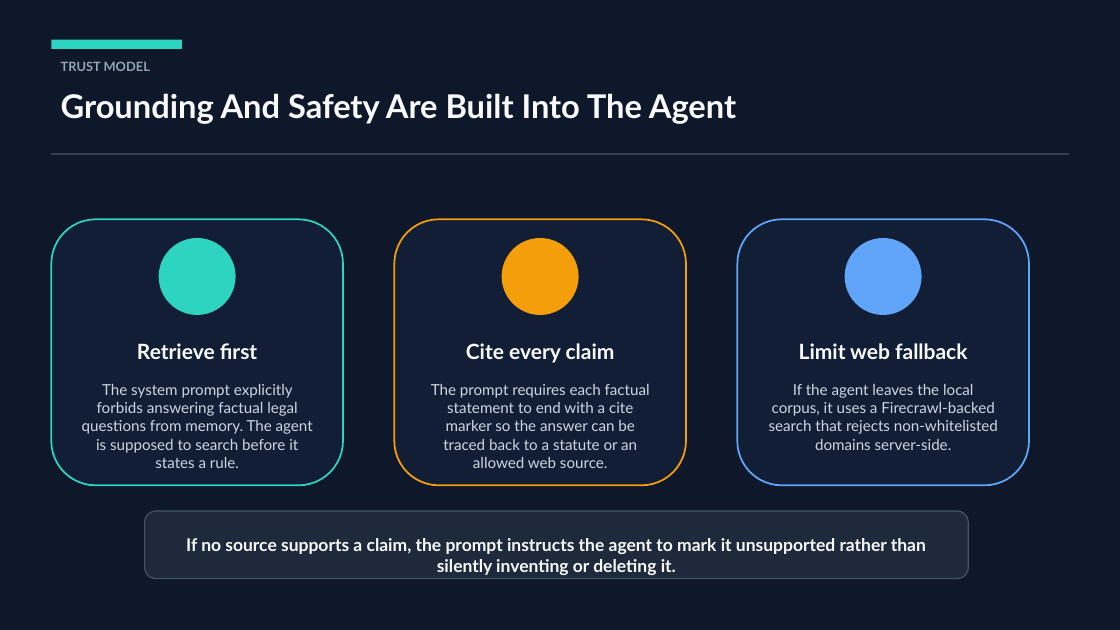
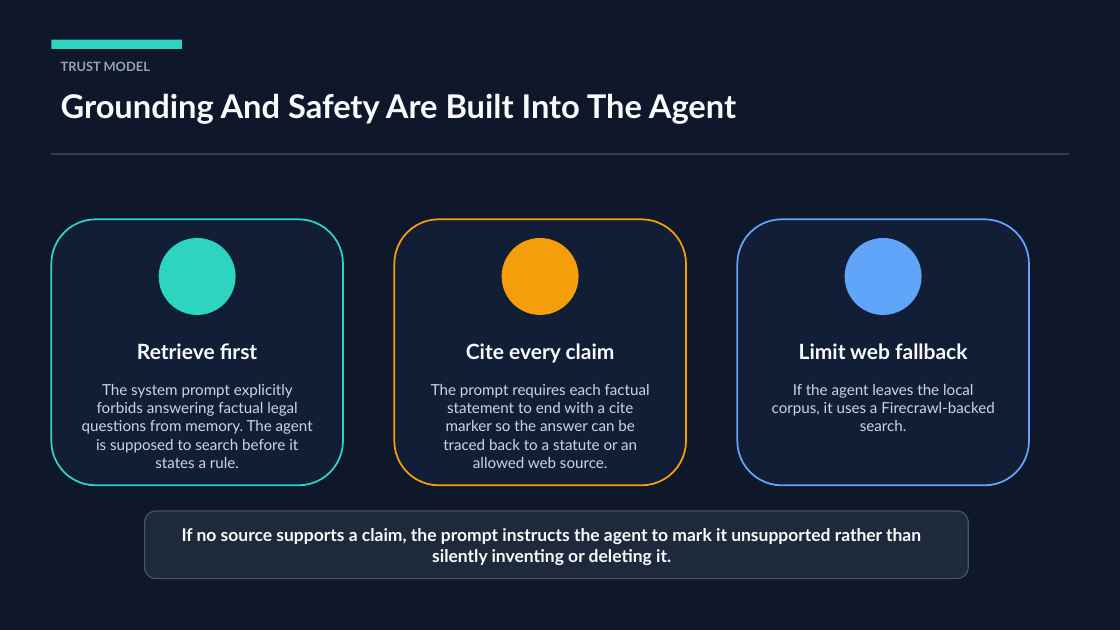
Before and after one commit to Danial-Kord/CaseLogic, a slide deck: slide 7 of docs/CaseLogic_7min_Presentation.pptx. Drawn at 1120x630 pixels with LibreOffice and Linux fonts; fonts in the diff are those of the drawing. Boxes give left, top, right and bottom in pixels: in the first picture for what was removed or moved away, otherwise in the second. Text is boxed around its words. In the diff, an @@ line names an element or a change of style, - is before the commit and + after.

Commit message:
Add /plans planning agent (orchestrator + 3 sub-agents + workspace UI)
Backend: Plan/PlanSection models, backend/planning/ package
(orchestrator + sub_cases/sub_contacts/sub_brief + prompts),
routes_plans.py with list/create/get/stream/delete endpoints, and
orchestrator unit tests with a fake Anthropic client.

Frontend: /plans page with PlansSidebar, PlanComposer, PlanWorkspace,
PlanSectionCard; Plan types + API client (incl. mock mode); planning
i18n block; nav links from landing and /research; component tests for
the section card and the SSE reducer.

```diff
--- a/docs/CaseLogic_7min_Presentation.pptx
+++ b/docs/CaseLogic_7min_Presentation.pptx
@@ text at <box>772,384,994,431</box>: text changed @@
-If the agent leaves the local corpus, it uses a Firecrawl-backed search that rejects non-whitelisted domains server-side.
+If the agent leaves the local corpus, it uses a Firecrawl-backed search.
@@ text "If no source supports a ...": place and size @@
-text "If no source supports a ..." at <box>186,538,926,575</box>
+text "If no source supports a ..." at <box>182,528,921,565</box>
```
Also in this commit, not shown: 5 other slides changed, 22 other files.
